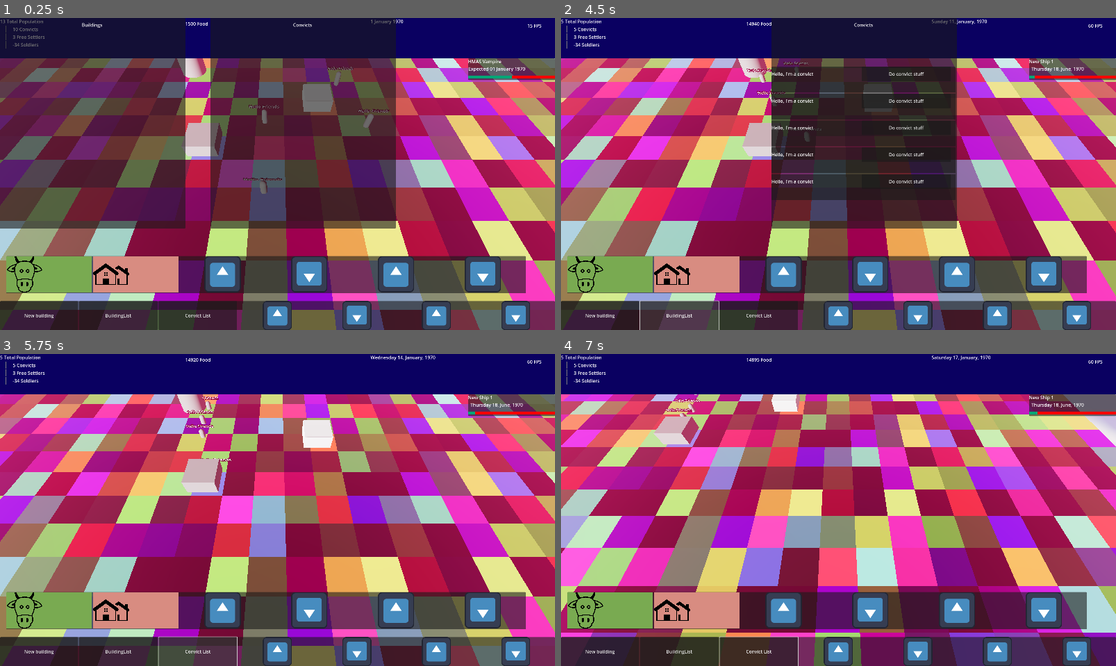
Above: before the commit, frames 1-4 (two rows, left to right).
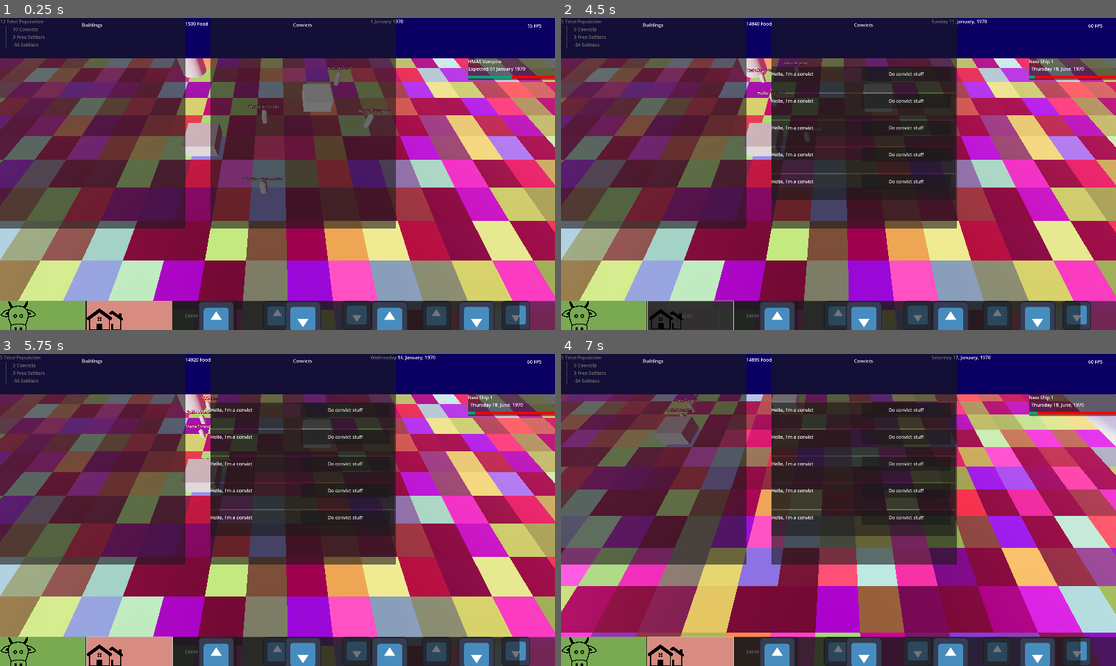
Above: after the commit, the same moments.

Repository: international-lawnmowing-99/convictgovernor
Game: Godot game, scene res://map.tscn
Two runs of this game, one before a commit and one after it. Both use one fixed random seed, a clock stepped at 60 frames per second and the inputs below. The engine's default icon, where the game draws it, is replaced by a stand-in: a white triangle on a blue panel in a dark square.
Inputs (mouse positions are in pixels of both pictures, inside the frame that each line leads up to; where the layout moved, square brackets give the same spot in the first picture):
- Up to frame 1 (0.25 s): no input
- Up to frame 2 (4.5 s): click (605, 320) [610, 273] at 0.5 s; click (688, 320) [694, 273] at 1.25 s; click "Do convict stuff" at 2 s; click "New building" at 2.75 s; click "New building" at 3.5 s; click "BuildingList" at 4.25 s
- Up to frame 3 (5.75 s): click "Convict List" at 5 s
- Up to frame 4 (7 s): move the mouse to (960, 494) at 5.77 s; hold D (MoveRight) 5.78-6.53 s; click (960, 494) at 5.85 s; move the mouse to (727, 525) at 6.52 s; hold Down (MoveDown) from 6.53 s (still down); click (727, 525) at 6.6 s

The runs differ from the first frame. In frame 1, 19% of the frame differs, in the area x 0-95%, y 76-100%; in frame 2, 41%; in frame 3, 64%, in the area x 0-95%, y 0-100%; in frame 4, 64%.
Error after the commit: Parse Error: Identifier "camera" not declared in the current scope. (res://NewBuildingMenu.gd:8)

Commit message:
missed a file

Diff:
--- a/map.tscn
+++ b/map.tscn
@@ -11,9 +11,8 @@
 [ext_resource type="Script" path="res://new_game_panel.gd" id="7_05bab"]
 [ext_resource type="Texture2D" uid="uid://dl5ccbdulla5x" path="res://icon.svg" id="7_36odg"]
 [ext_resource type="Script" path="res://BuildingListPanel.gd" id="10_3gxsj"]
-[ext_resource type="Texture2D" uid="uid://djwyqgwp24xk0" path="res://cow-animal-face-icon.png" id="10_a2n82"]
+[ext_resource type="PackedScene" uid="uid://bipvop56n4arr" path="res://new_building_panel.tscn" id="10_fwx1v"]
 [ext_resource type="Script" path="res://ShipList.gd" id="10_gsy83"]
-[ext_resource type="Texture2D" uid="uid://cfa2kpx4a2wbc" path="res://houses-icon.png" id="11_fqyye"]
 [ext_resource type="Script" path="res://ConvictListPanel.gd" id="12_d4nqn"]
 [ext_resource type="Script" path="res://ConvictLine.gd" id="13_4wsnc"]
 [ext_resource type="Script" path="res://LandGrid.gd" id="16_d7d62"]
@@ -51,12 +50,6 @@
 [sub_resource type="CameraAttributesPhysical" id="CameraAttributesPhysical_o6e1k"]
 
 [sub_resource type="Compositor" id="Compositor_bllqg"]
-
-[sub_resource type="StyleBoxFlat" id="StyleBoxFlat_xjcgw"]
-bg_color = Color(0.47456, 0.666764, 0.318035, 1)
-
-[sub_resource type="StyleBoxFlat" id="StyleBoxFlat_n4tkc"]
-bg_color = Color(0.846318, 0.548179, 0.507797, 1)
 
 [sub_resource type="BoxShape3D" id="BoxShape3D_p3sd6"]
 
@@ -338,61 +331,12 @@
 stretch_mode = 5
 flip_v = true
 
-[node name="NewBuildingPanel" type="Panel" parent="CanvasLayer/UI/BottomUIBar"]
-layout_mode = 0
-offset_left = 22.0
-offset_top = -156.0
-offset_right = 1819.0
-offset_bottom = -27.0
-
-[node name="HBoxContainer" type="HBoxContainer" parent="CanvasLayer/UI/BottomUIBar/NewBuildingPanel"]
-layout_mode = 0
+[node name="NewBuildingPanel" parent="CanvasLayer/UI/BottomUIBar" instance=ExtResource("10_fwx1v")]
+layout_mode = 0
+offset_left = 0.0
+offset_top = 0.0
 offset_right = 1797.0
-offset_bottom = 126.0
-
-[node name="FarmButton" type="Button" parent="CanvasLayer/UI/BottomUIBar/NewBuildingPanel/HBoxContainer"]
-layout_mode = 2
-size_flags_horizontal = 3
-theme_override_styles/normal = SubResource("StyleBoxFlat_xjcgw")
-icon = ExtResource("10_a2n82")
-expand_icon = true
-
-[node name="HouseButton" type="Button" parent="CanvasLayer/UI/BottomUIBar/NewBuildingPanel/HBoxContainer"]
-layout_mode = 2
-size_flags_horizontal = 3
-theme_override_styles/normal = SubResource("StyleBoxFlat_n4tkc")
-icon = ExtResource("11_fqyye")
-expand_icon = true
-
-[node name="TextureRect3" type="TextureRect" parent="CanvasLayer/UI/BottomUIBar/NewBuildingPanel/HBoxContainer"]
-layout_mode = 2
-size_flags_horizontal = 3
-texture = ExtResource("7_36odg")
-expand_mode = 3
-stretch_mode = 5
-
-[node name="TextureRect4" type="TextureRect" parent="CanvasLayer/UI/BottomUIBar/NewBuildingPanel/HBoxContainer"]
-layout_mode = 2
-size_flags_horizontal = 3
-texture = ExtResource("7_36odg")
-expand_mode = 3
-stretch_mode = 5
-flip_v = true
-
-[node name="TextureRect5" type="TextureRect" parent="CanvasLayer/UI/BottomUIBar/NewBuildingPanel/HBoxContainer"]
-layout_mode = 2
-size_flags_horizontal = 3
-texture = ExtResource("7_36odg")
-expand_mode = 3
-stretch_mode = 5
-
-[node name="TextureRect6" type="TextureRect" parent="CanvasLayer/UI/BottomUIBar/NewBuildingPanel/HBoxContainer"]
-layout_mode = 2
-size_flags_horizontal = 3
-texture = ExtResource("7_36odg")
-expand_mode = 3
-stretch_mode = 5
-flip_v = true
+offset_bottom = 129.0
 
 [node name="BuildingListPanel" type="Panel" parent="CanvasLayer/UI"]
 layout_mode = 0
Not shown: 1 places in map.tscn that only renumber resources
